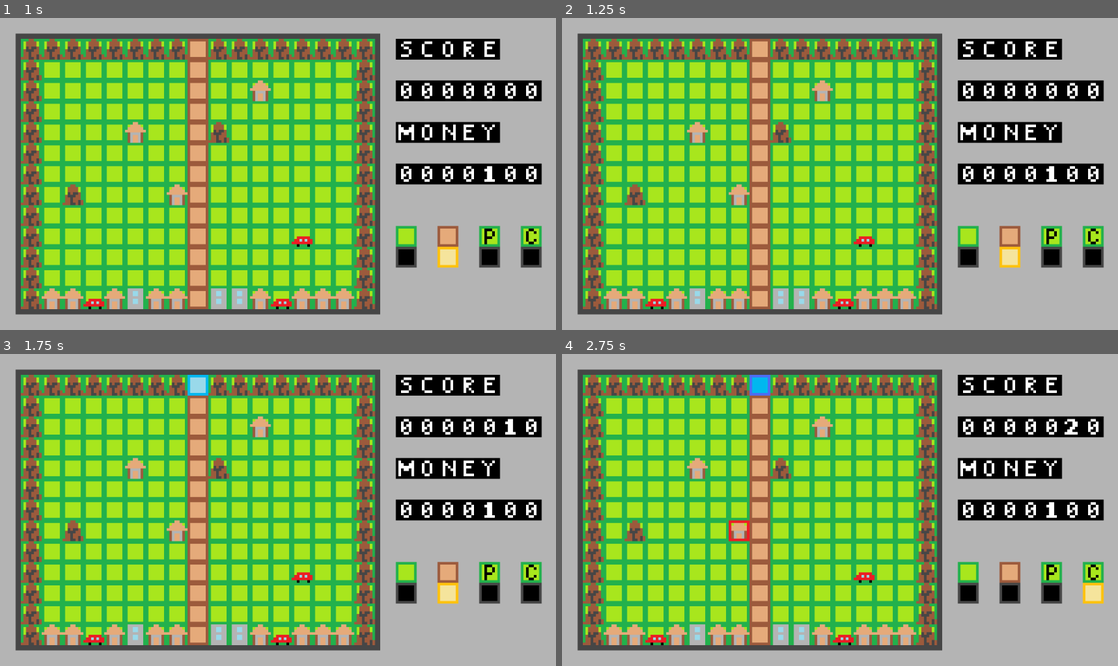
Above: before the commit, frames 1-4 (two rows, left to right).
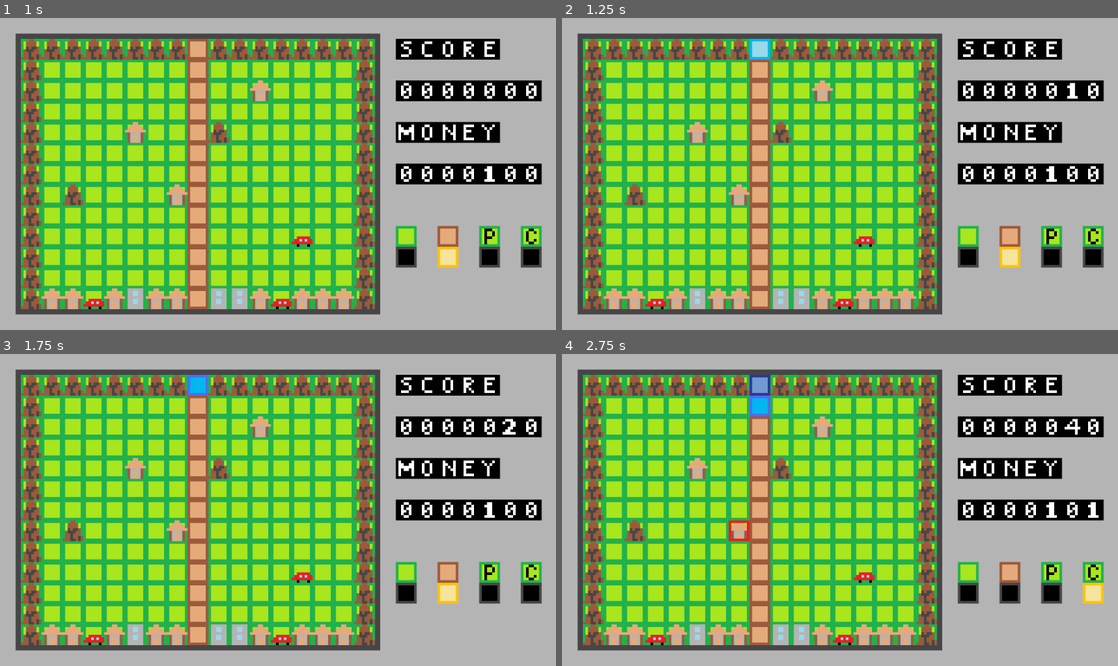
Above: after the commit, the same moments.

Repository: sho16ogura/cs292team5
Game: Godot game, scene res://main menu/main menu/main_menu.tscn
The game is run twice, just before and just after one commit, with the same random seed, the same clock (stepped at 60 frames per second) and the same inputs.
Inputs (mouse positions are in pixels of both pictures, inside the frame that each line leads up to):
- Up to frame 1 (1 s): click "Start Game" at 0.5 s
- Up to frame 2 (1.25 s): no input
- Up to frame 3 (1.75 s): move the mouse to (400, 494) at 1.27 s; click (400, 494) at 1.35 s
- Up to frame 4 (2.75 s): tap Enter at 2 s; move the mouse to (728, 525) at 2.02 s; tap F (toggle_cistern) at 2.1 s

Frame 1 is identical in both runs. In frame 2, 0.3% of the frame differs, in the area x 33-93%, y 6-26%; in frame 3, 0.3%; in frame 4, 0.7%, in the area x 33-97%, y 6-53%.

Commit message:
debugging and game balancing
- timer wait time decreased to 0.5
- money timer wait time decreased to 3
- costs are listed as one dict
- after game over, timers are stopped
- move on to ending screen after game over animation

Diff:
--- a/team5project/mainGame.gd
+++ b/team5project/mainGame.gd
@@ -72,7 +72,7 @@
 var balance = 100
 var score = 0
 
-const COSTS = {"dig": 5, "undig":5, "pump": 10, "cistern": 10, "house_broken": 0}
+const COSTS = {"dig": 10, "undig":10, "pump": 20, "cistern": 20, "house_broken": 0}
 
 # Called when the node enters the scene tree for the first time.
 func _ready():
@@ -368,15 +368,13 @@
 
 #inc money by 5 for each 30s
 func _on_money_timer_timeout():
-	balance += 5
+	balance += 1
 	update_counter(COUNTER.MONEY)
 
-
-	timer.wait_time *= 0.9
+	timer.wait_time *= 0.99
 
 
 func _on_flood_timer_timeout():
-	print(buildings)
 	var broken_buildings = []
 
 	for curr_pos in buildings:
@@ -402,11 +400,19 @@
 			building_dec_water_level(curr_pos)
 
 	#if there is broken building, remove list of buildings to be considered in the future
-	if broken_buildings:
+	if broken_buildings and not game_over:
 		for b in broken_buildings:
 			buildings.erase(b)
 
 func _on_game_over_timer_timeout():
+
+	#if the rightmost house is broken, can move on to ending
+	var can_move_on_to_ending = tile_map.get_cell_atlas_coords(ground_layer,Vector2i(15,12)) == Vector2i(3,0)
+	if can_move_on_to_ending:
+		global_lockout = true
+		print("game over!")
+		get_tree().change_scene_to_file("res://end screen/end_screen.tscn")
+
 	if game_over:
 		#inc water level and destruct
 		for x in range(1, 8):
@@ -421,7 +427,6 @@
 								tile_map.get_cell_atlas_coords(ground_layer, right_curr_pos1) in river_tiles
 			var is_river_left = tile_map.get_cell_atlas_coords(flood_layer, left_curr_pos2) in river_tiles or\
 								tile_map.get_cell_atlas_coords(ground_layer, left_curr_pos2) in river_tiles
-			print(right_curr_pos1, left_curr_pos2)
 
 			#if right or left tile is flooded, curr_pos is also flooded
 			if 	is_river_right:
@@ -430,6 +435,7 @@
 			if is_river_left:
 				building_inc_water_level(curr_pos2, [])
 		return
+
 
 	const GAME_OVER_TILE = Vector2i(8,12)
 	var is_game_over_pos_river = tile_map.get_cell_atlas_coords(ground_layer, GAME_OVER_TILE) == Vector2i(2,0)
@@ -447,6 +453,9 @@
 			buildings[curr_pos2] = 0
 
 		game_over = true
+
+		timer.stop() #to stop scoring and showing destruction animation
+		$TileMap/MoneyTimer.stop() #to stop increasing money while destruction animation
 
 func building_inc_water_level(curr_pos, broken_buildings):
 
--- a/team5project/mainGame.tscn
+++ b/team5project/mainGame.tscn
@@ -107,10 +107,11 @@
 layer_3/tile_data = PackedInt32Array()
 
 [node name="Timer" type="Timer" parent="TileMap"]
+wait_time = 0.5
 autostart = true
 
 [node name="MoneyTimer" type="Timer" parent="TileMap"]
-wait_time = 30.0
+wait_time = 2.0
 autostart = true
 
 [node name="FloodTimer" type="Timer" parent="TileMap"]
